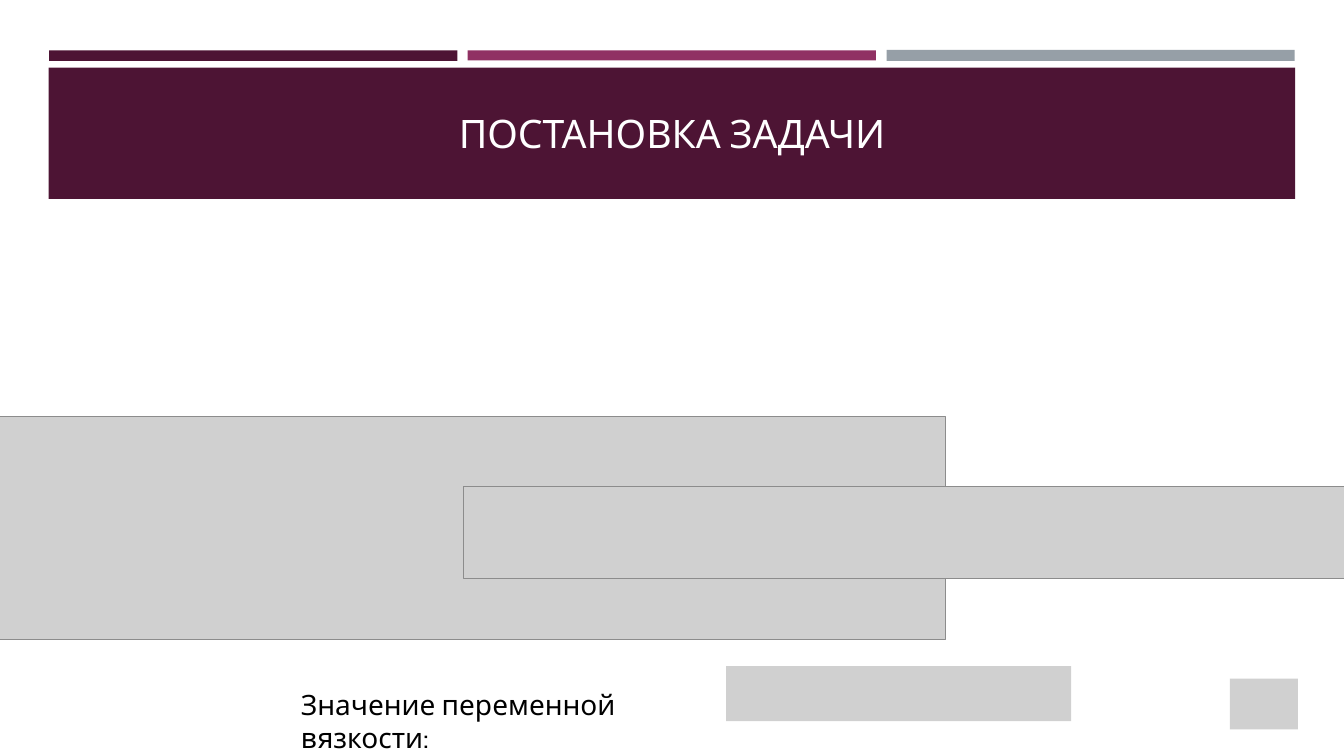
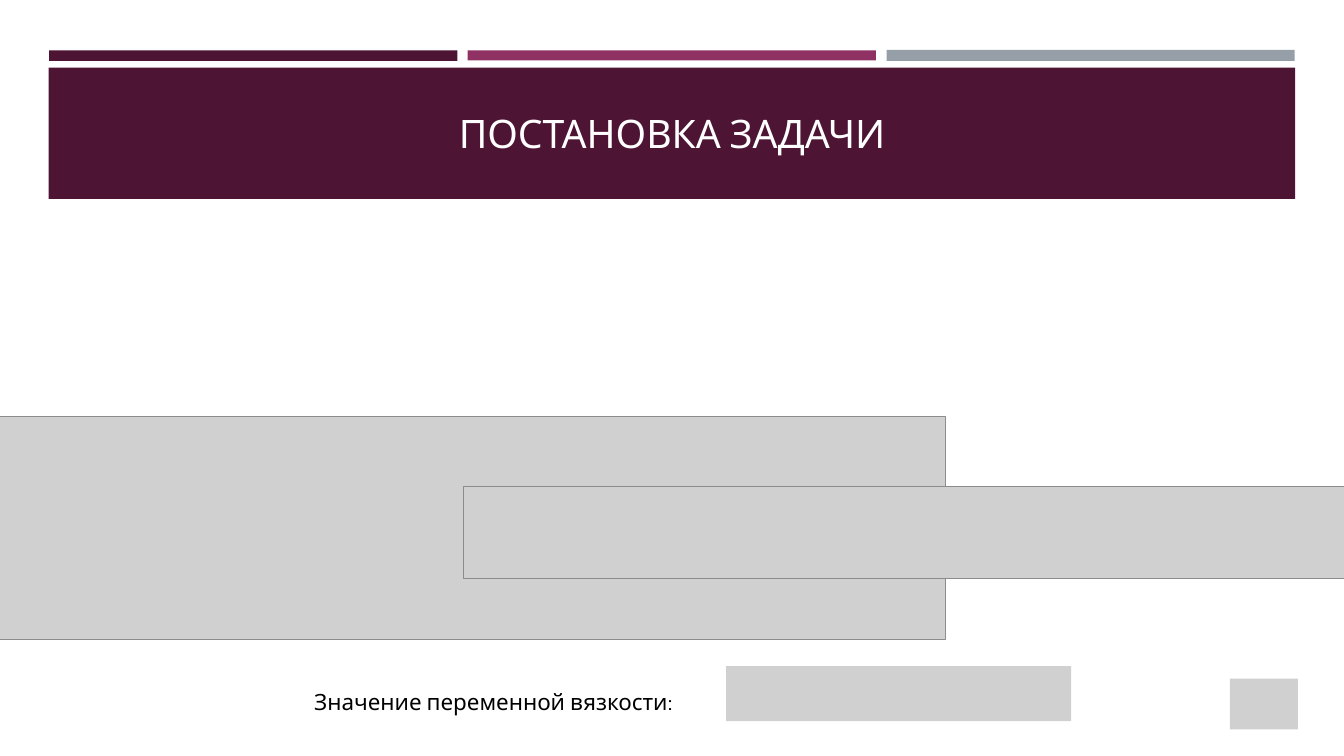
Before and after one commit to Jrol123/Blood_Science, a slide deck: slide 5 of f_docs/Презентация.pptx. Drawn at 1344x756 pixels with LibreOffice and Linux fonts; fonts in the diff are those of the drawing; grey boxes stand for pictures. Boxes give left, top, right and bottom in pixels: in the first picture for what was removed or moved away, otherwise in the second. Text is boxed around its words. In the diff, an @@ line names an element or a change of style, - is before the commit and + after.

```diff
--- a/f_docs/Презентация.pptx
+++ b/f_docs/Презентация.pptx
@@ text "Значение переменной вязкости:": place and size @@
-text "Значение переменной вязкости:" at (301, 693, 616, 749)
+text "Значение переменной вязкости:" at (314, 693, 667, 716)
@@ text "Значение переменной вязкости:" at (314, 693, 667, 716): size 20 to 16 pt @@
```
Also in this commit, not shown: 1 other slide changed, 2 other files.
